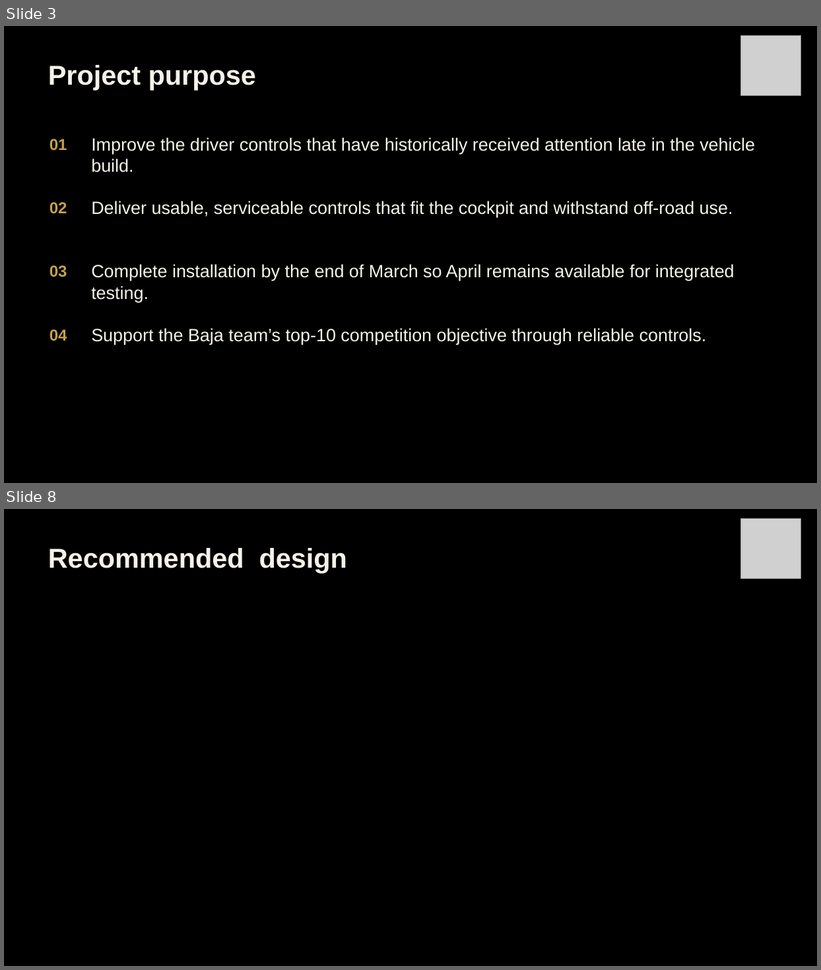
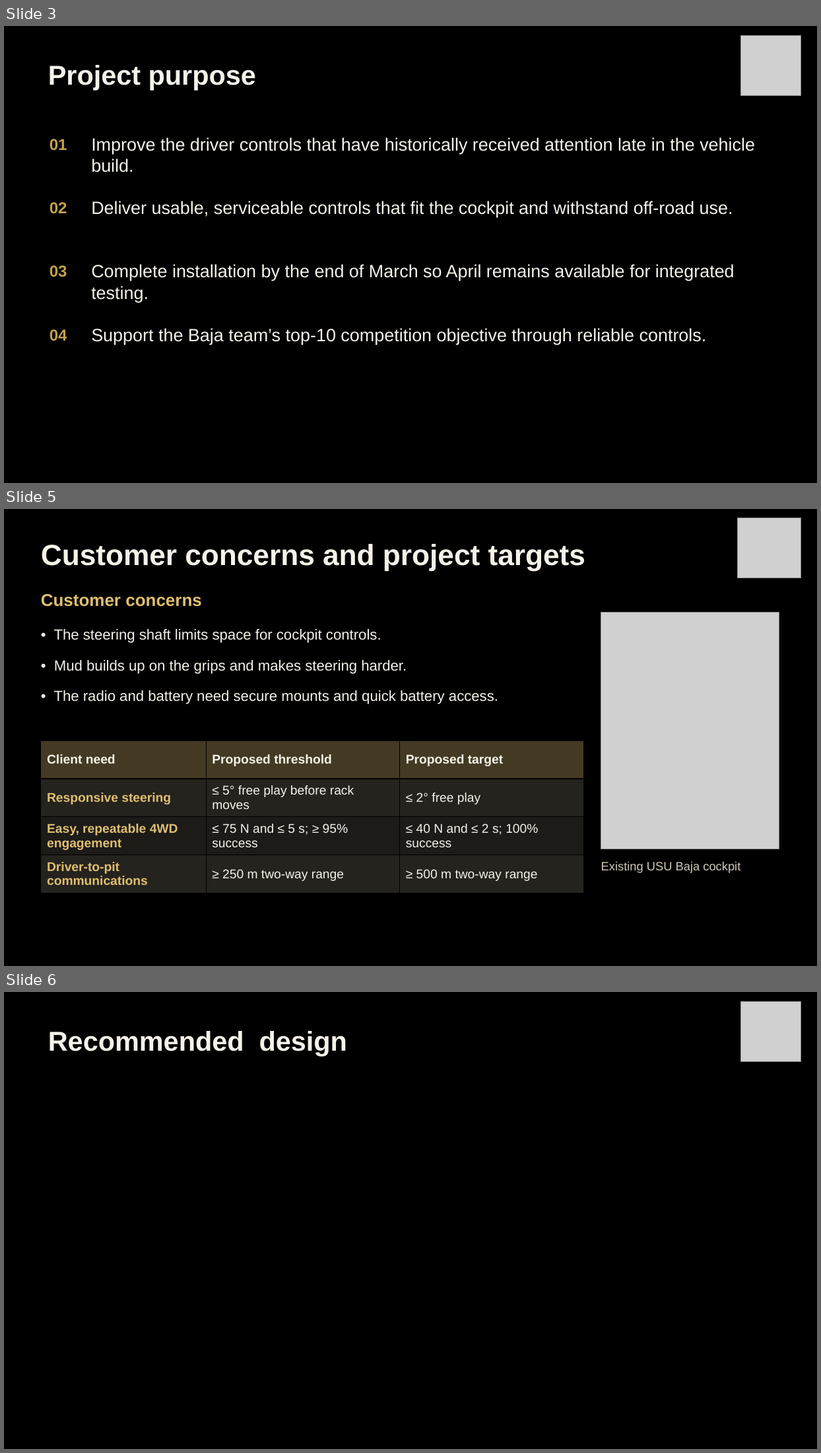
Before and after one commit to Polowater123/Aggie-Baja-Controls-The-A.B.C.-, a slide deck: PDR Draft.pptx. Shown one above the other, each under a label of ours: slides 3 and 8 before the commit, slides 3, 5 and 6 after it; the slides between them are not shown. The pictures are 821x970 and 821x1453 pixels, drawn with LibreOffice and Linux fonts; fonts in the diff are those of the drawing; grey boxes stand for pictures. Boxes give left, top, right and bottom in pixels: in the first picture for what was removed or moved away, otherwise in the second. Text is boxed around its words. In the diff, an @@ line names an element or a change of style, - is before the commit and + after.

```diff
--- a/PDR Draft.pptx
+++ b/PDR Draft.pptx
@@ slide 5 added at <box>4,509,817,966</box>, background #000000 @@
@@ picture added at <box>738,518,801,578</box> @@
@@ text added at <box>41,544,585,571</box>, 34.5 pt, text #F5F2E9, bold @@
+Customer concerns and project targets
@@ text added at <box>41,594,202,607</box>, 20.2 pt, text #DFBF70, bold @@
+Customer concerns
@@ picture added at <box>601,612,780,850</box> @@
@@ text added at <box>54,629,382,643</box>, 17.2 pt, text #F5F2E9 @@
+• The steering shaft limits space for cockpit controls.
@@ text added at <box>54,660,407,674</box>, 17.2 pt, text #F5F2E9 @@
+• Mud builds up on the grips and makes steering harder.
@@ text added at <box>54,691,498,704</box>, 17.2 pt, text #F5F2E9 @@
+• The radio and battery need secure mounts and quick battery access.
@@ table added at <box>40,741,584,893</box>, 4 rows, 3 columns @@
+Client need | Proposed threshold | Proposed target
+Responsive steering | ≤ 5° free play before rack moves | ≤ 2° free play
+Easy, repeatable 4WD engagement | ≤ 75 N and ≤ 5 s; ≥ 95% success | ≤ 40 N and ≤ 2 s; 100% success
+Driver-to-pit communications | ≥ 250 m two-way range | ≥ 500 m two-way range
@@ text added at <box>601,861,741,873</box>, 14.2 pt, text #D0C9BA @@
+Existing USU Baja cockpit
@@ what was slide 8 is now slide 6 @@
```
Also in this commit, not shown: 7 slides changed, 1 other slide added, 4 slides removed.
